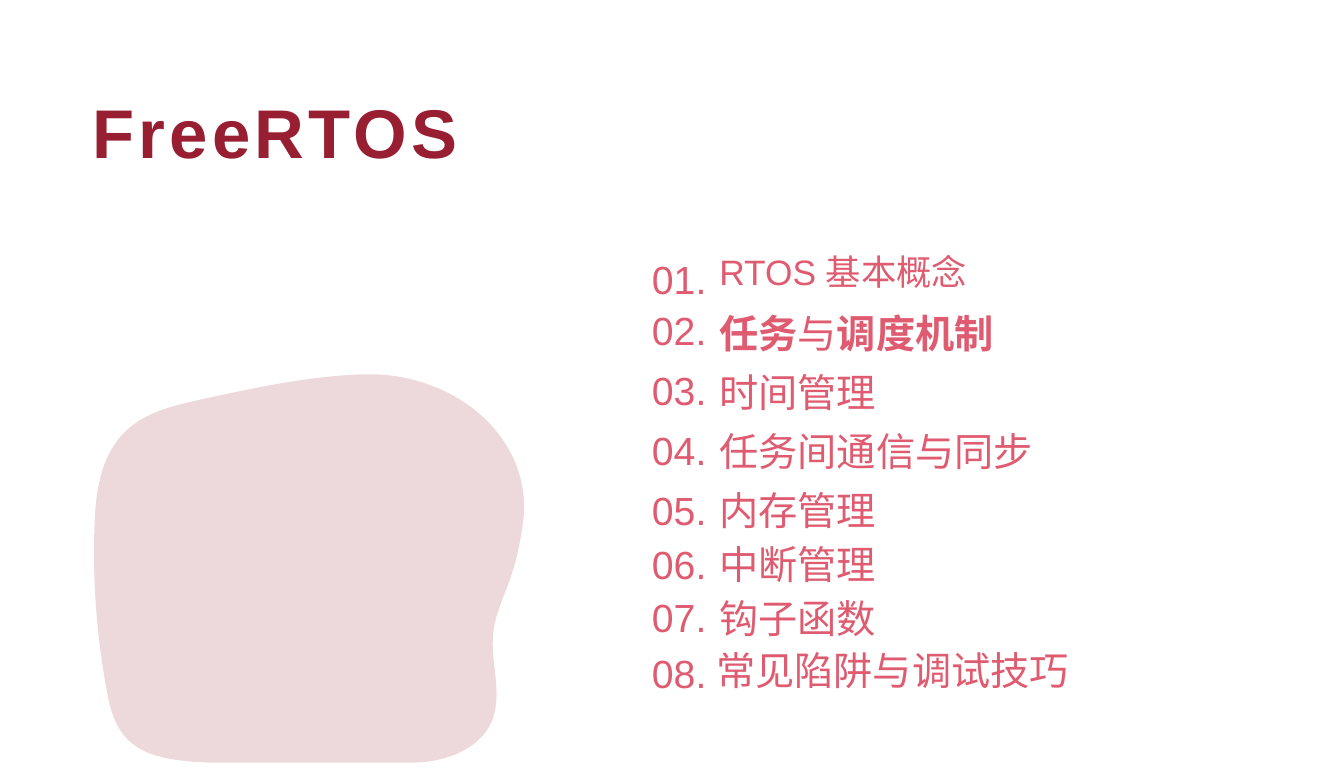
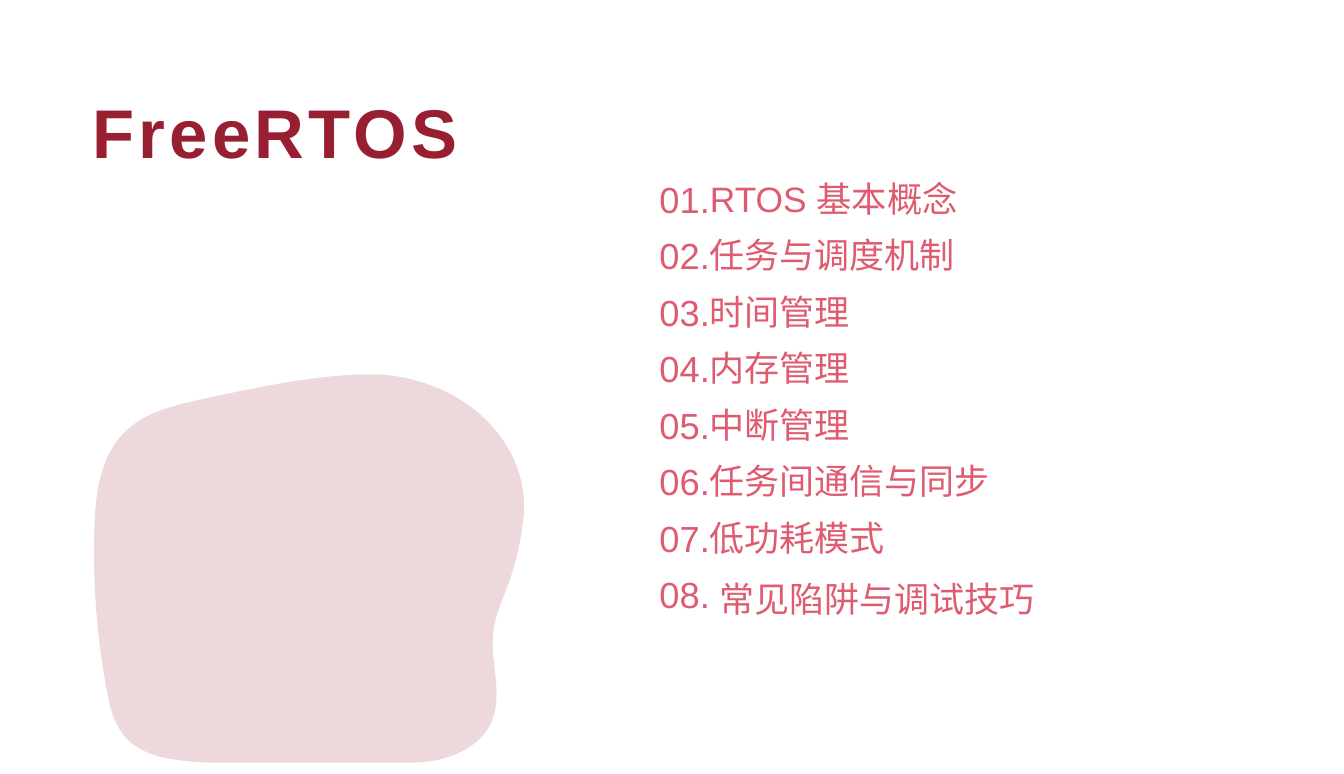
Before and after one commit to Dropboxcodedragon/Embedded, a slide deck: slide 3 of 4、FreeRTOS核心机制.pptx. Drawn at 1344x774 pixels with LibreOffice and Linux fonts; fonts in the diff are those of the drawing; background and template pictures are left out. Boxes give left, top, right and bottom in pixels: in the first picture for what was removed or moved away, otherwise in the second. Text is boxed around its words. In the diff, an @@ line names an element or a change of style, - is before the commit and + after.

```diff
--- a/4、FreeRTOS核心机制.pptx
+++ b/4、FreeRTOS核心机制.pptx
@@ text "01.": place and size @@
-text "01." at box(652, 266, 706, 295)
+text "01." at box(659, 187, 806, 214)
@@ text "RTOS 基本概念" rewrapped from box(719, 255, 967, 288) to box(659, 182, 958, 215) @@
@@ text "02.": place and size @@
-text "02." at box(652, 317, 706, 346)
+text "02." at box(659, 243, 709, 270)
@@ text "任务与调度机制": place and size @@
-text "任务与调度机制" at box(719, 314, 993, 352)
+text "任务与调度机制" at box(710, 238, 955, 271)
@@ text "任务与调度机制" at box(710, 238, 955, 271): size 28 to 25 pt; bold off in "任务与调度机制"; line spacing 1 to 0.9 @@
@@ text "03.": place and size @@
-text "03." at box(652, 377, 706, 406)
+text "03." at box(659, 300, 709, 327)
@@ text "时间管理": place and size @@
-text "时间管理" at box(719, 374, 876, 410)
+text "时间管理" at box(710, 295, 850, 328)
@@ text "04.": place and size @@
-text "04." at box(652, 437, 706, 466)
+text "04." at box(659, 356, 709, 383)
@@ text added at box(710, 351, 850, 384), 25 pt, text #DF5B70 @@
+内存管理
@@ size 28 to 25.9 pt; line spacing 1 to 0.9 in 8 elements at box(659, 243, 709, 270), box(659, 300, 709, 327), box(659, 582, 709, 609), box(659, 526, 709, 553), box(659, 356, 709, 383), box(659, 469, 709, 496), box(659, 187, 806, 214), box(659, 413, 709, 440) @@
@@ text "05.": place and size @@
-text "05." at box(652, 497, 706, 526)
+text "05." at box(659, 413, 709, 440)
@@ text at box(710, 408, 850, 441): text changed; size 28 to 25 pt @@
-内存管理
+中断管理
@@ text "06.": place and size @@
-text "06." at box(652, 551, 706, 580)
+text "06." at box(659, 469, 709, 496)
@@ size 28 to 25 pt; line spacing 1 to 0.9 in 3 elements at box(720, 582, 1035, 615), box(710, 295, 850, 328), box(710, 464, 990, 497) @@
@@ text "任务间通信与同步": place and size @@
-text "任务间通信与同步" at box(719, 433, 1032, 470)
+text "任务间通信与同步" at box(710, 464, 990, 497)
@@ text "07.": place and size @@
-text "07." at box(652, 604, 706, 633)
+text "07." at box(659, 526, 709, 553)
@@ text at box(710, 521, 885, 554): text changed; size 28 to 25 pt @@
-钩子函数
+低功耗模式
@@ text removed at box(719, 546, 876, 582) @@
-中断管理
@@ text "08.": place and size @@
-text "08." at box(652, 660, 706, 689)
+text "08." at box(659, 582, 709, 609)
@@ text "常见陷阱与调试技巧": place and size @@
-text "常见陷阱与调试技巧" at box(716, 652, 1068, 688)
+text "常见陷阱与调试技巧" at box(720, 582, 1035, 615)
```
Also in this commit, not shown: 7 other slides changed, 3 slides added, 1 slide removed, 8 other files.
